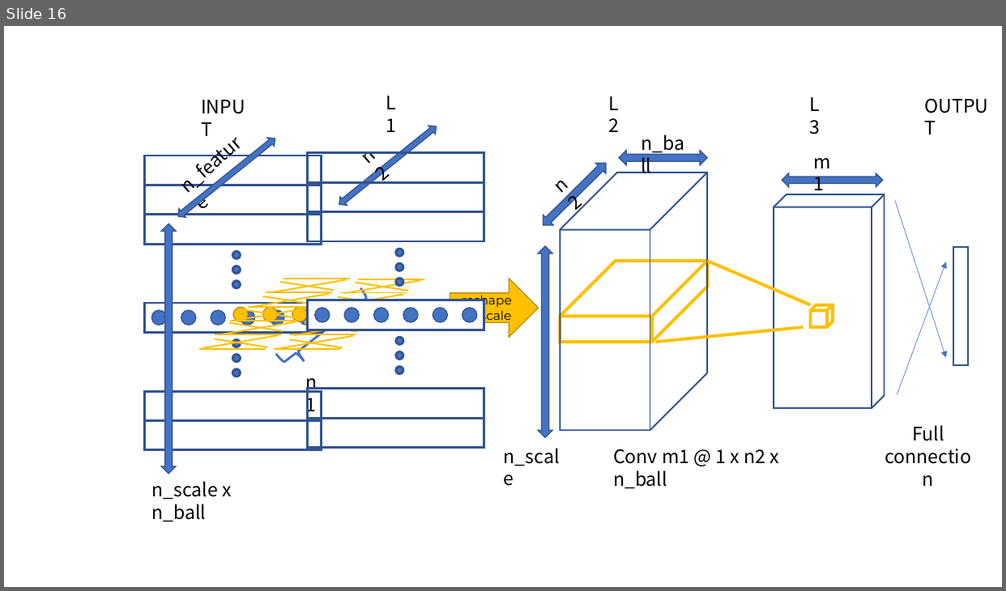
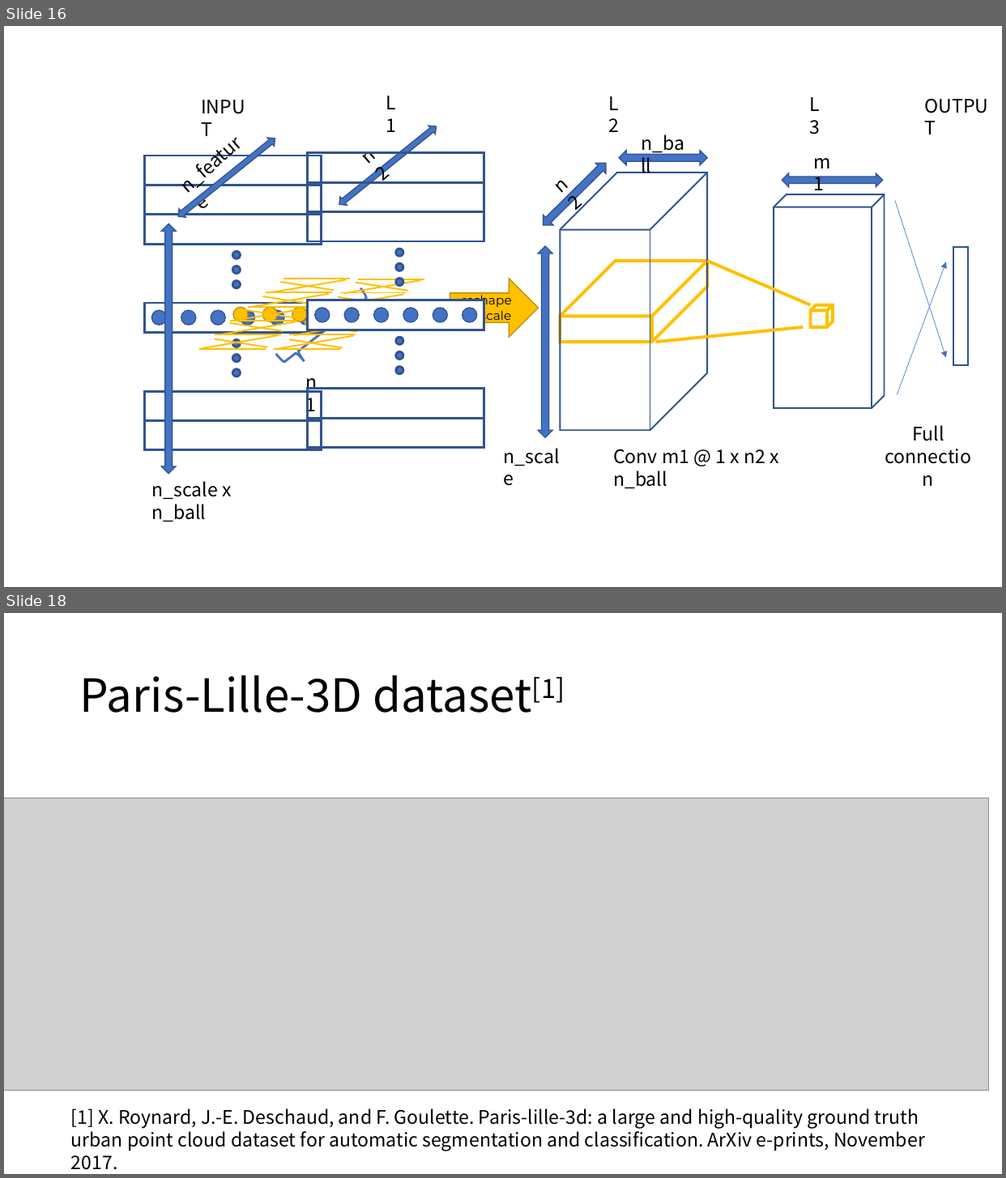
Before and after one commit to eglrp/nuage_de_points, a slide deck: projet/report.pptx. Shown one above the other, each under a label of ours: slide 16 before the commit, slides 16 and 18 after it; the slides between them are not shown. The pictures are 1006x591 and 1006x1178 pixels, drawn with LibreOffice and Linux fonts; fonts in the diff are those of the drawing; grey boxes stand for pictures. Boxes give left, top, right and bottom in pixels: in the first picture for what was removed or moved away, otherwise in the second. Text is boxed around its words. In the diff, an @@ line names an element or a change of style, - is before the commit and + after.

```diff
--- a/projet/report.pptx
+++ b/projet/report.pptx
@@ slide 18 added at <box>4,613,1002,1174</box>, background #FFFFFF @@
@@ title added at <box>80,675,565,713</box>, 44 pt, text #000000 @@
+Paris-Lille-3D dataset[1]
@@ picture added at <box>4,798,989,1091</box> @@
@@ text added at <box>71,1109,925,1152</box>, 18 pt, text #000000 @@
+[1] X. Roynard, J.-E. Deschaud, and F. Goulette. Paris-lille-3d: a large and high-quality ground truth urban point cloud dataset for automatic segmentation and classification. ArXiv e-prints, November 2017.
```
Also in this commit, not shown: 2 slides changed, 9 other slides added, 2 slides removed.
